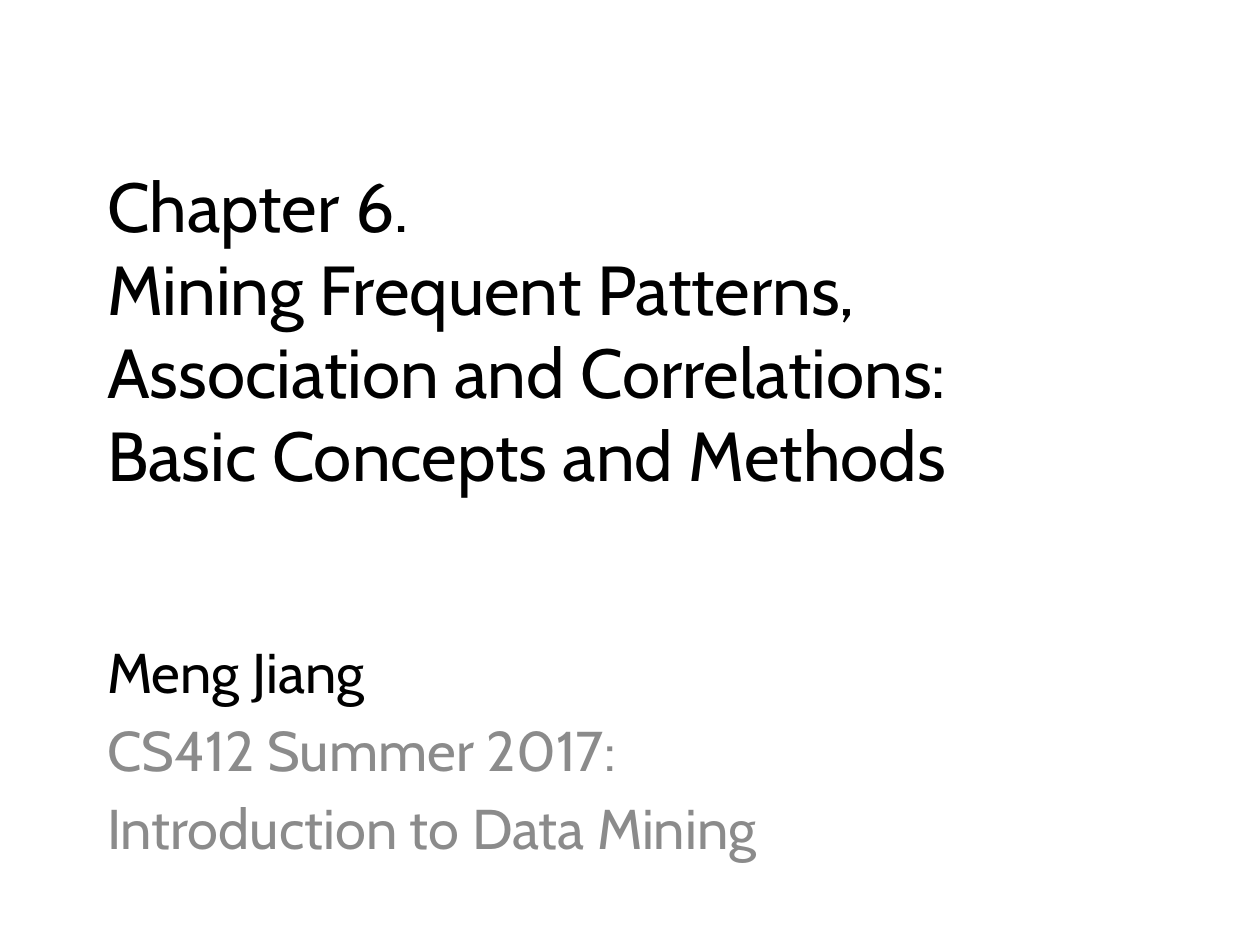
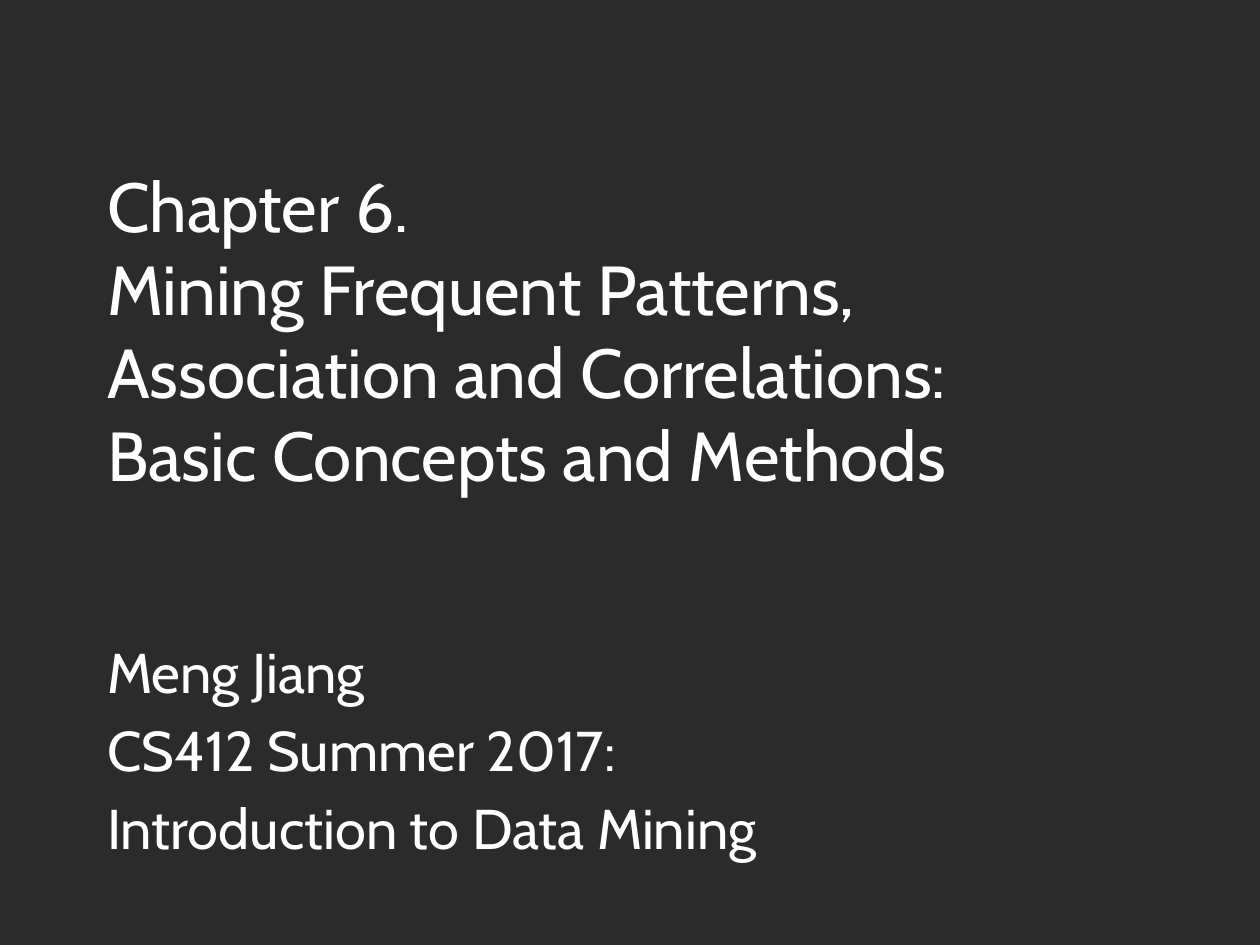
Before and after one commit to mjiang89/mjiang89.github.io, a slide deck: slide 1 of teaching/CS412Summer17-Chapter6.pptx. Drawn at 1260x945 pixels with LibreOffice and Linux fonts; fonts in the diff are those of the drawing; background and template pictures are left out; a plain dark background stands for a picture behind light text. Boxes give left, top, right and bottom in pixels: in the first picture for what was removed or moved away, otherwise in the second. Text is boxed around its words. In the diff, an @@ line names an element or a change of style, - is before the commit and + after.

```diff
--- a/teaching/CS412Summer17-Chapter6.pptx
+++ b/teaching/CS412Summer17-Chapter6.pptx
@@ background #FFFFFF to picture (left out) @@
@@ title "Chapter 6. Mining Frequent Patterns, ..." at (107,180,947,497): text colour #000000 to #FFFFFF @@
@@ subtitle "Meng Jiang" at (107,653,756,862): text colour #000000 to #FFFFFF in "Meng Jiang"; text colour #8C8C8C to #FFFFFF in "CS412 Summer 2017:", "Introduction to Data Mining" @@
```
Also in this commit, not shown: 16 other slides changed, 6 slides added, 1 slide removed, 2 other files.
